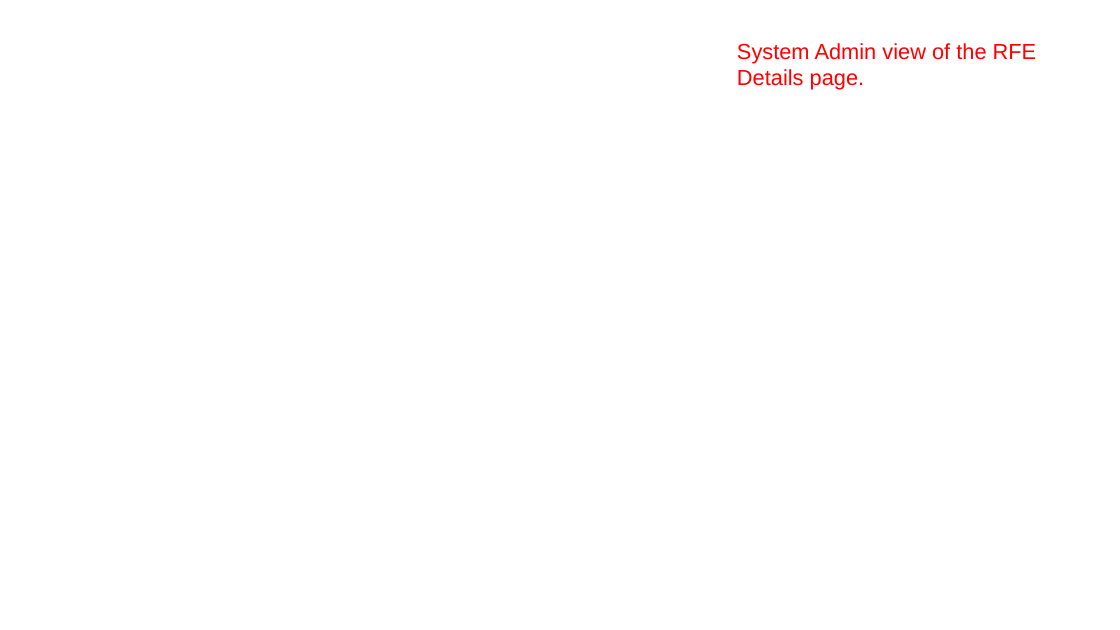
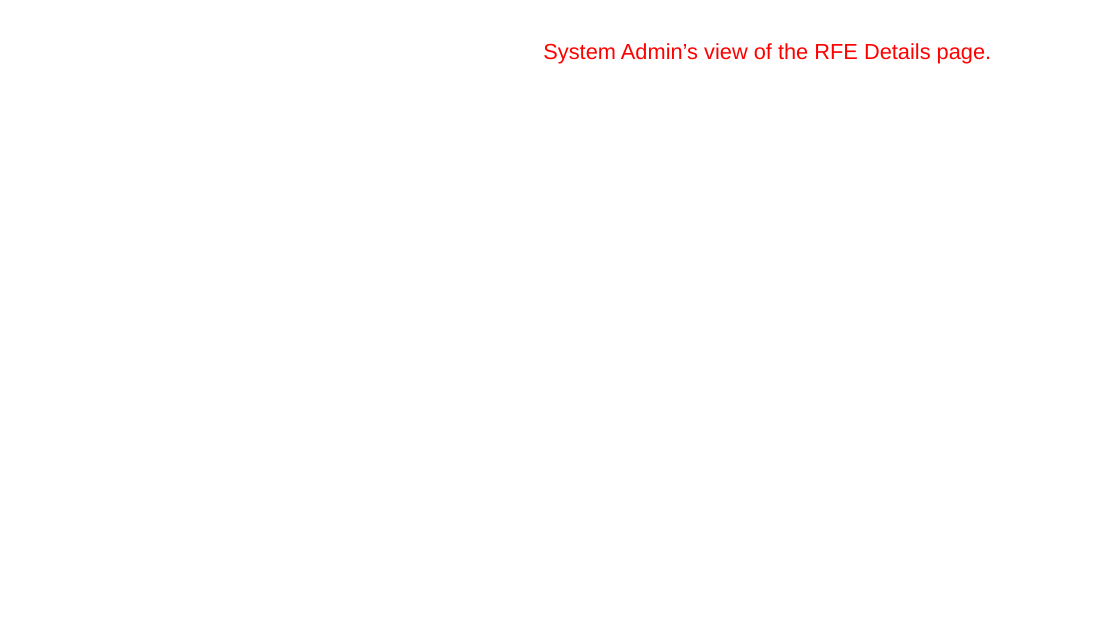
Before and after one commit to TheFireFerret/ARL_RFE, a slide deck: slide 7 of Final Project Review.pptx. Drawn at 1120x630 pixels with LibreOffice and Linux fonts; fonts in the diff are those of the drawing; background and template pictures are left out. Boxes give left, top, right and bottom in pixels: in the first picture for what was removed or moved away, otherwise in the second. Text is boxed around its words. In the diff, an @@ line names an element or a change of style, - is before the commit and + after.

```diff
--- a/Final Project Review.pptx
+++ b/Final Project Review.pptx
@@ text at (543,43,992,64): text changed @@
-System Admin view of the RFE Details page.
+System Admin’s view of the RFE Details page.
```
Also in this commit, not shown: 2 other slides changed, 3 slides added, 2 slides removed, 1 other file.
